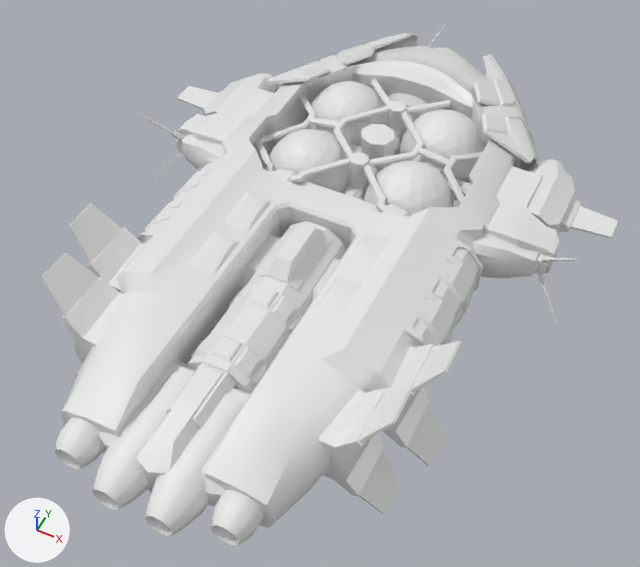
A saved change to the Blender file Assets/Models/Ships/Phoenix.blend.
Both versions are drawn from a 50 mm camera at (28.9, -58.4, 66.0) aimed at (0.8, -2.1, -4.2). Every picture has the same lights, and +X, +Y and +Z are marked at lower left. The older version comes first.

The scene before the commit, as lines of its bpy script (objects in view):
```python
me_cube_006 = bpy.data.meshes.new('Cube.006')
me_cube_006.from_pydata(...)  # an icosphere of 320 faces spanning x 1.1..10.9, y 13.9..23.7, z -4.9..4.9; an icosphere of 320 faces spanning x 1.1..10.9, y 3.9..13.7, z -4.9..4.9
me_cube_006.materials.append(mat_paint_3_bright)  # white #e7e7e7
me_cube_025 = bpy.data.meshes.new('Cube.025')
me_cube_025.from_pydata(...)  # 1467 vertices, 1202 faces, 1 loose edge; spans x 0.0..26.8, y -34.6..38.1, z 0.0..7.5
me_cube_025.polygons.foreach_set('use_smooth', [True] * 1202)
# faces by material slot: [300, 503, 382, 17]
me_cube_025.materials.append(mat_paint_1_main_color)  # white #e7e7e7
me_cube_025.materials.append(mat_paint_2_dark)  # white #e7e7e7
me_cube_025.materials.append(mat_metal)  # white #e7e7e7
me_cube_025.materials.append(mat_radiator)  # white #e7e7e7
ob_containers = bpy.data.objects.new('Containers', me_cube_006)
ob_containers.location = (0.0, 0.0, 0.0)
_m = ob_containers.modifiers.new('Mirror', 'MIRROR')
_m = ob_containers.modifiers.new('Triangulate', 'TRIANGULATE')
ob_hull = bpy.data.objects.new('Hull', me_cube_025)
ob_hull.location = (0.0, 0.0, 0.0)
_m = ob_hull.modifiers.new('Mirror', 'MIRROR')
_m.use_axis = (True, False, True)
_m.use_clip = True
_m = ob_hull.modifiers.new('Triangulate', 'TRIANGULATE')
```
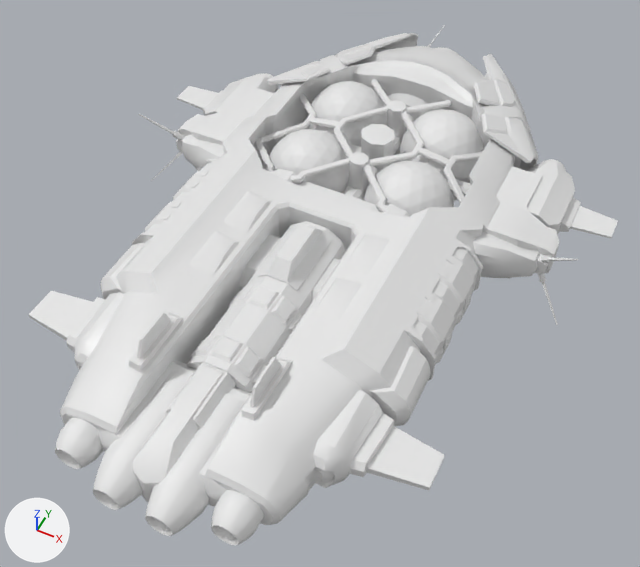
Where the change shows, as pixel boxes [x1, y1, x2, y2] in the pictures (640 x 567 px):
'Hull', reshaped
    before: [41, 33, 618, 546]
    after: [29, 33, 618, 546]
part 1 of me_cube_025, deleted
    before: [69, 203, 462, 466]
part 2 of me_cube_025, deleted
    before: [41, 252, 412, 514]
part 3 of me_cube_025, reshaped
    before: [61, 228, 434, 528]
    after: [29, 243, 445, 525]

The change, as a diff of the scene's bpy script:
```diff
--- a/Assets/Models/Ships/Phoenix.blend.py
+++ b/Assets/Models/Ships/Phoenix.blend.py
@@ me_cube_025 @@
 # used by ob_hull; location = (0.0, 0.0, 0.0)
-me_cube_025.from_pydata(...)  # 1467 vertices, 1202 faces, 1 loose edge; spans x 0.0..26.8, y -34.6..38.1, z 0.0..7.5
+me_cube_025.from_pydata(...)  # 1533 vertices, 1252 faces, 1 loose edge; spans x 0.0..26.8, y -34.6..38.1, z 0.0..6.9
+# me_cube_025 part 1: the loose piece of 8 vertices spanning x 16.4..19.0, y -16.4..-11.2, z 4.1..7.5 is deleted
+# me_cube_025 part 2: the loose piece of 8 vertices spanning x 14.5..17.1, y -22.8..-17.6, z 4.1..7.5 is deleted
+# me_cube_025 part 3
+# 32 vertices are removed from x 0.0..16.8, y -31.8..-11.0, z 0.0..4.5
+# 42 faces are deleted
+# 9 vertices move from x 0.0..16.2, y -31.8..-11.0, z 1.9..4.5 to x 0.0..14.9, y -32.1..-15.9, z 2.0..2.8
+# 114 vertices are added at x 0.0..20.7, y -32.7..-11.0, z 0.0..6.9
+# 44 new faces join them, mat_paint_1_main_color (white #e7e7e7)
+# 45 new faces join them, mat_paint_2_dark (white #e7e7e7)
+# 4 new faces join them, mat_metal (white #e7e7e7)
+# 11 new faces join them, mat_radiator (white #e7e7e7)
 me_cube_025.materials.append(mat_paint_1_main_color)
```
